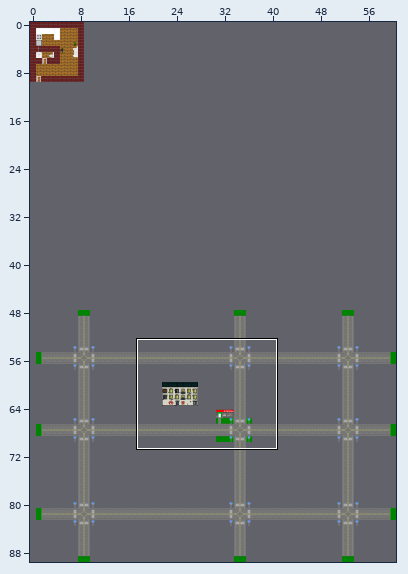
Tiled map: assets/maps/OLOLO.tmx. Above, an overview of the earlier version with the close-up marked.
Close-up. Before the edit:
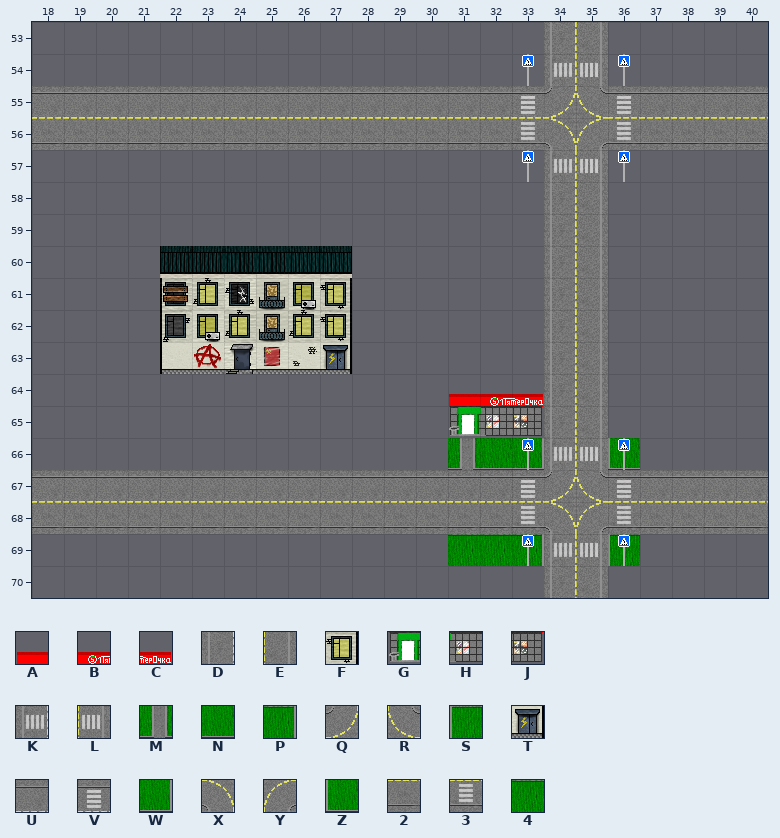
Cells are 32x32 px. Shown: x 18..40, y 53..70.
Key: from "Tileset": A 0, B 1, C 2, D 4, E 5, F 15, G 16, H 17, J 18, K 20, L 21, M 32, N 33, P 35, Q 36, R 37, S 38, T 47, U 48, V 49, W 51, X 52, Y 53, Z 54, 2 64, 3 65, 4 80.
_ is an empty cell.
Layers that did not change in this view are not listed.
Layer "wall" before, first column x 27:
62 F______DE_____
63 T______DE_____
64 ____ABCDE_____
65 ____GHJDE_____
66 ____MNWKLZ____
67 UUUUUUVQRVUUUU
68 2222223XY32222
69 ____44PKLS____
70 _______DE_____
After the commit:
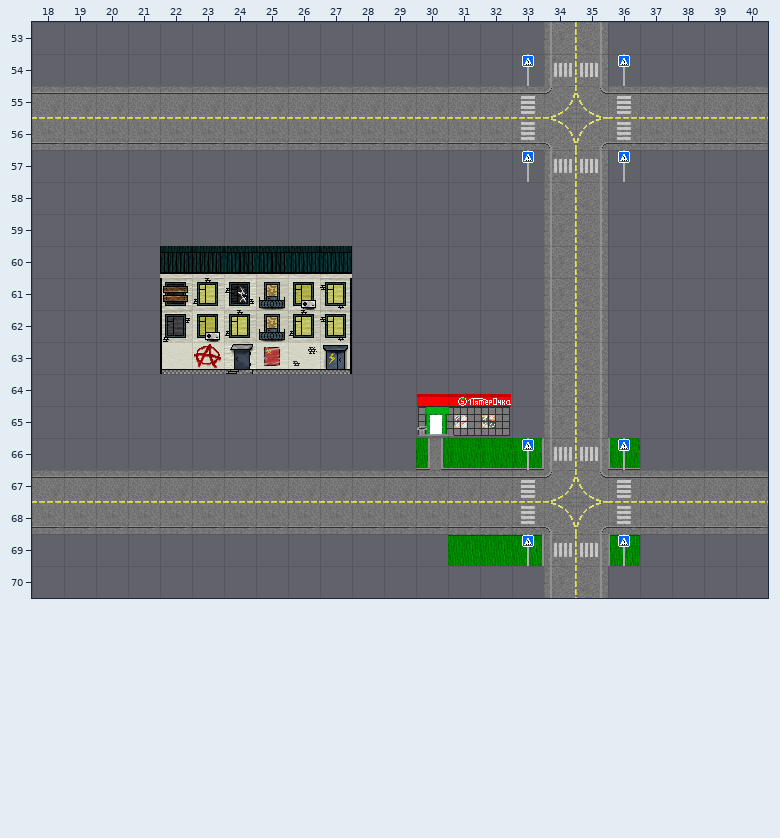
Difference:
{"where": "layer \"floor\""}
{"y":66,"x":30,"old":"__","new":"MN"}
{"where": "layer \"wall\""}
{"y":64,"x":30,"old":"_ABC","new":"ABC_"}
{"y":65,"x":30,"old":"_GHJ","new":"GHJ_"}
{"y":66,"x":31,"old":"M","new":"_"}
{"label":"changed","picture_box":[416,394,543,470]}
